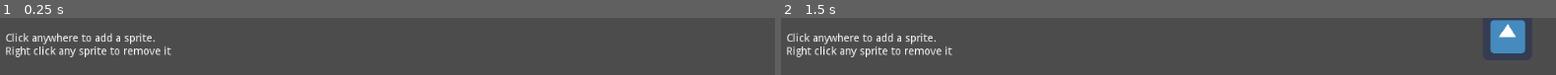
Above: before the commit, frames 1-2 (left to right).
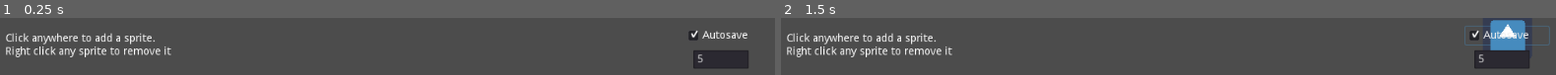
Above: after the commit, the same moments.

Repository: Beider/Beider
Game: Godot game, scene res://Scenes/SaveExample.tscn
Two runs of this game, one before a commit and one after it. Both use one fixed random seed, a clock stepped at 60 frames per second and the inputs below. The engine's default icon, where the game draws it, is replaced by a stand-in: a white triangle on a blue panel in a dark square.
Inputs (mouse positions are in pixels of both pictures, inside the frame that each line leads up to):
- Up to frame 1 (0.25 s): no input
- Up to frame 2 (1.5 s): click (1509, 35) at 0.5 s, where only the run after the commit has a clickable "Autosave"; tap Enter at 1.25 s; move the mouse to (1509, 35) at 1.27 s; click (1509, 35) at 1.42 s

The runs differ from the first frame. In frame 1, 2.8% of the frame differs, in the area x 88-97%, y 20-88%; in frame 2, 3.1%, in the area x 88-100%, y 13-88%.

Commit message:
Some updates for save tutorial

Diff:
--- a/SaveExample/Scenes/SaveExample.tscn
+++ b/SaveExample/Scenes/SaveExample.tscn
@@ -29,3 +29,22 @@
 "_edit_lock_": true,
 "_edit_use_anchors_": false
 }
+
+[node name="ChkAutoSave" type="CheckBox" parent="CanvasLayer/Root"]
+margin_left = 902.358
+margin_top = 10.5838
+margin_right = 1011.36
+margin_bottom = 34.5838
+text = "Autosave"
+__meta__ = {
+"_edit_use_anchors_": false
+}
+
+[node name="LineInterval" type="LineEdit" parent="CanvasLayer/Root"]
+margin_left = 914.0
+margin_top = 42.0
+margin_right = 986.0
+margin_bottom = 66.0
+
+[connection signal="pressed" from="CanvasLayer/Root/ChkAutoSave" to="." method="_on_ChkAutoSave_pressed"]
+[connection signal="text_changed" from="CanvasLayer/Root/LineInterval" to="." method="_on_LineInterval_text_changed"]
--- a/SaveExample/Scripts/Managers/SaveManager.gd
+++ b/SaveExample/Scripts/Managers/SaveManager.gd
@@ -13,10 +13,6 @@
 
 const DATA_STORAGE_PATH = "res://Scenes/DataStorages/"
 
-
-const AUTOSAVE_ENABLED = true
-const AUTOSAVE_INTERVAL = 5
-
 const SIGNAL_ON_GAME_SAVED = "on_game_saved"
 
 #
@@ -30,26 +26,21 @@
 #
 # key = get_save_name, data = get_save_data
 var loaded_data : Dictionary = {}
+var data_storages : Dictionary = {}
 var savable_objects : Array = []
-var data_storages : Dictionary = {}
 var autosave_timer : Timer = null
+
+var settings
 
 
 # Called when the node enters the scene tree for the first time.
 func _ready():
 	get_tree().set_auto_accept_quit(false)
 	load_from_file()
+	init_data_storages()
+	settings = get_data_storage(SettingsStorage.STORAGE_NAME)
 	init_autosave()
-	init_data_storages()
 	get_tree().connect("node_removed", self, "on_node_removed")
-	# Optionally automatically add nodes:
-	#get_tree().connect("node_added", self, "on_node_added")
-
-#
-# Optional: When a node is added
-#
-func on_node_added(node):
-	add_savable_object(node)
 
 #
 # When a node is removed check if it is a savable object
@@ -74,21 +65,21 @@
 # Create autosave timer
 #
 func init_autosave():
-	if (AUTOSAVE_ENABLED):
+	if (settings.AUTOSAVE_ENABLED):
 		autosave_timer = Timer.new()
-		autosave_timer.wait_time = AUTOSAVE_INTERVAL
+		autosave_timer.wait_time = settings.AUTOSAVE_INTERVAL
 		autosave_timer.connect("timeout", self, "save")
 		add_child(autosave_timer)
 		autosave_timer.start()
 
+#
+# Get data storage
+#
+func get_data_storage(key : String):
+	if (data_storages.has(key)):
+		return data_storages[key]
+	return null
 
-#
-# Get a data storage if it exists or null if not
-#
-func get_data_storage(name : String):
-	if (data_storages.has(name)):
-		return data_storages[name]
-	return null
 
 #
 # Create data storages from all scenes in the DATA_STORAGE_PATH folder
@@ -141,7 +132,10 @@
 	loaded_data.clear()
 	file.open(SAVE_FILE_NAME, File.READ)
 	while (!file.eof_reached()):
-		var jr = JSON.parse(file.get_line())
+		var line = file.get_line()
+		if (line == null || line.length() < 2):
+			continue
+		var jr = JSON.parse(line)
 		if (jr.error == OK):
 			var data = jr.result
 			loaded_data[data[SAVE_DATA_NAME]] = data
--- a/SaveExample/Scripts/Scenes/SavableSprite.gd
+++ b/SaveExample/Scripts/Scenes/SavableSprite.gd
@@ -5,6 +5,8 @@
 
 # warning-ignore:unused_signal
 signal node_removed(node)
+
+var g_position = Vector2.ZERO
 
 #
 # When we are clicked check for right click and remove
@@ -14,6 +16,10 @@
 		if (event.pressed and event.button_index == BUTTON_RIGHT):
 			remove_icon()
 
+func set_g_postion(position):
+	g_position = position
+	global_position = position
+
 #
 # Emit the removed signal then remove self
 #
--- a/SaveExample/Scripts/Scenes/SaveExample.gd
+++ b/SaveExample/Scripts/Scenes/SaveExample.gd
@@ -6,13 +6,24 @@
 var icons : Array = []
 
 var settings
+var btnAutoSave : Button = null
+var lineInterval : LineEdit = null
 
 # Called when the node enters the scene tree for the first time.
 func _ready():
 	SaveManager.add_savable_object(self)
 	settings = SaveManager.get_data_storage(SettingsStorage.STORAGE_NAME)
-	print("Settings value: " + settings.get_value())
 	load_data()
+	init_ui()
+
+#
+# intialize the ui
+#
+func init_ui():
+	btnAutoSave = get_node("CanvasLayer/Root/ChkAutoSave")
+	lineInterval = get_node("CanvasLayer/Root/LineInterval")
+	btnAutoSave.pressed = settings.AUTOSAVE_ENABLED
+	lineInterval.text = str(settings.AUTOSAVE_INTERVAL)
 
 #
 # Load the data if it exists
@@ -45,7 +56,7 @@
 	instance.connect(SavableSprite.SIGNAL_NODE_REMOVED, self, "node_removed")
 	add_child(instance)
 	icons.push_back(instance)
-	instance.global_position = position
+	instance.set_g_postion(position)
 
 #
 # Called form icon when it is about to be removed
@@ -66,6 +77,14 @@
 	var dict : Dictionary = {}
 	var i = 0
 	for icon in icons:
-		dict["icon" + str(i)] = var2str(icon.global_position)
+		dict["icon" + str(i)] = var2str(icon.g_position)
 		i += 1
 	return dict
+
+
+func _on_ChkAutoSave_pressed():
+	settings.AUTOSAVE_ENABLED = btnAutoSave.pressed
+
+
+func _on_LineInterval_text_changed(new_text):
+	settings.AUTOSAVE_INTERVAL = float(lineInterval.text)
--- a/SaveExample/Scripts/Scenes/SettingsStorage.gd
+++ b/SaveExample/Scripts/Scenes/SettingsStorage.gd
@@ -1,19 +1,22 @@
 extends Node2D
 class_name SettingsStorage
 
-const STORAGE_NAME : String = "SettingsStorage"
+const STORAGE_NAME = "SettingStorage"
 
-var value : String = ""
+const STORAGE_KEY_AS_ENABLED = "AutosaveEnabled"
+const STORAGE_KEY_AS_INTERVAL = "AutosaveInterval"
+
+var AUTOSAVE_ENABLED = true
+var AUTOSAVE_INTERVAL = 5
 
 func _ready():
 	var data = SaveManager.get_data(STORAGE_NAME)
 	if (data == null):
-		value = "not set"
 		return
-	value = data["ExampleValue"]
 
-func get_value():
-	return value
+	AUTOSAVE_ENABLED = data[STORAGE_KEY_AS_ENABLED]
+	AUTOSAVE_INTERVAL = data[STORAGE_KEY_AS_INTERVAL]
+
 #
 # SAVE METHODS
 #
@@ -22,5 +25,6 @@
 
 func get_save_data():
 	var dict : Dictionary = {}
-	dict["ExampleValue"] = "Some value"
+	dict[STORAGE_KEY_AS_ENABLED] = AUTOSAVE_ENABLED
+	dict[STORAGE_KEY_AS_INTERVAL] = AUTOSAVE_INTERVAL
 	return dict
